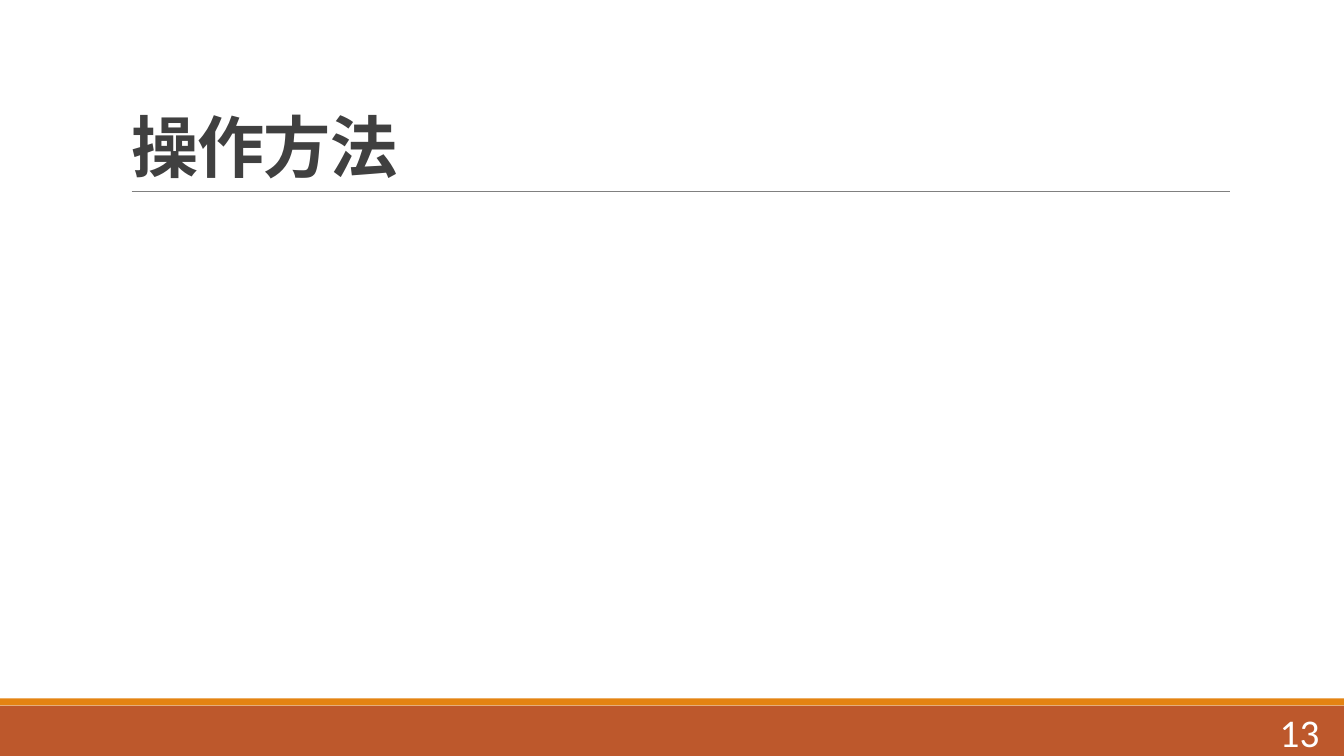
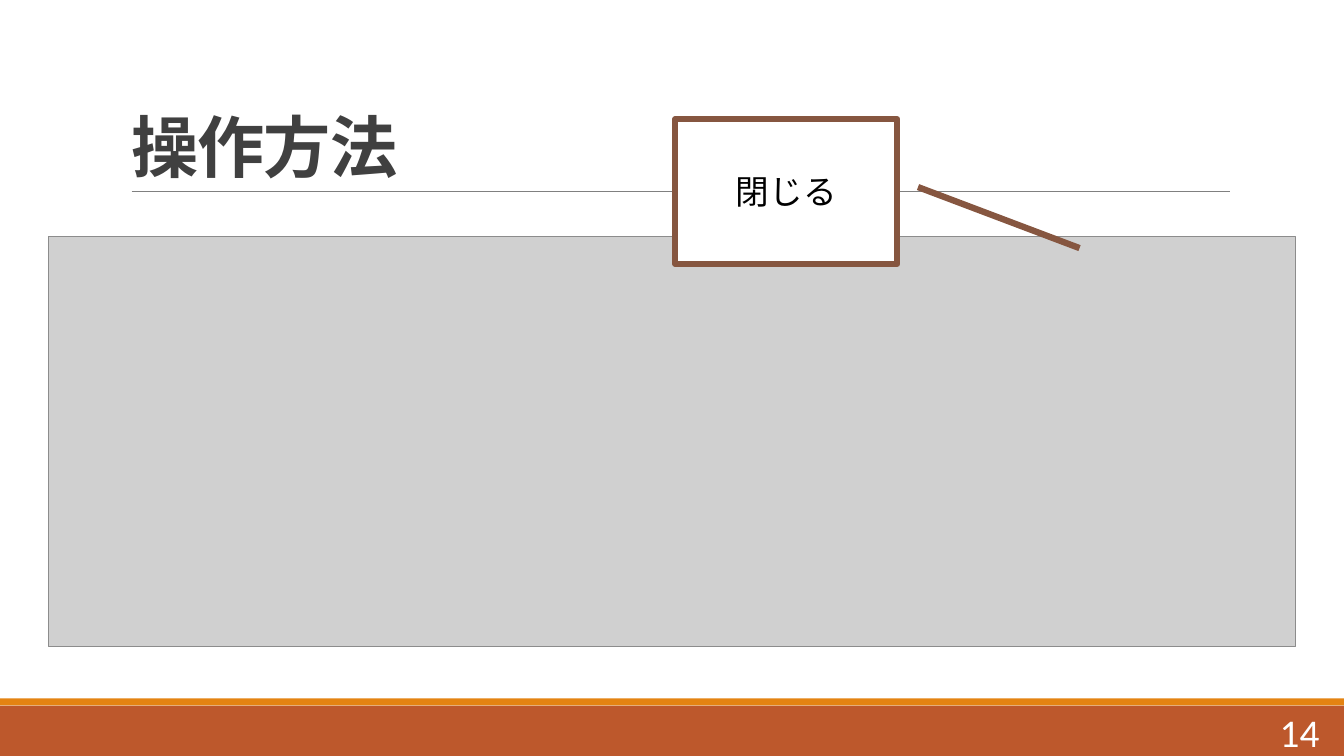
Before and after one commit to navy1634/Teach, a slide deck: slide 14 of Akinator/Akinator.pptx (slide 13 before the commit). Drawn at 1344x756 pixels with LibreOffice and Linux fonts; fonts in the diff are those of the drawing; grey boxes stand for pictures. Boxes give left, top, right and bottom in pixels: in the first picture for what was removed or moved away, otherwise in the second. Text is boxed around its words. In the diff, an @@ line names an element or a change of style, - is before the commit and + after.

```diff
--- a/Akinator/Akinator.pptx
+++ b/Akinator/Akinator.pptx
@@ border callout added at <box>676,119,897,263</box>, fill #FFFFFF, outline #865640 4.5 pt, 24 pt, text #000000 @@
+閉じる
@@ picture added at <box>48,237,1296,647</box> @@
@@ page number at <box>1280,721,1320,747</box>: text changed @@
-13
+14
```
Also in this commit, not shown: 14 other slides changed, 2 slides added, 2 other files.
